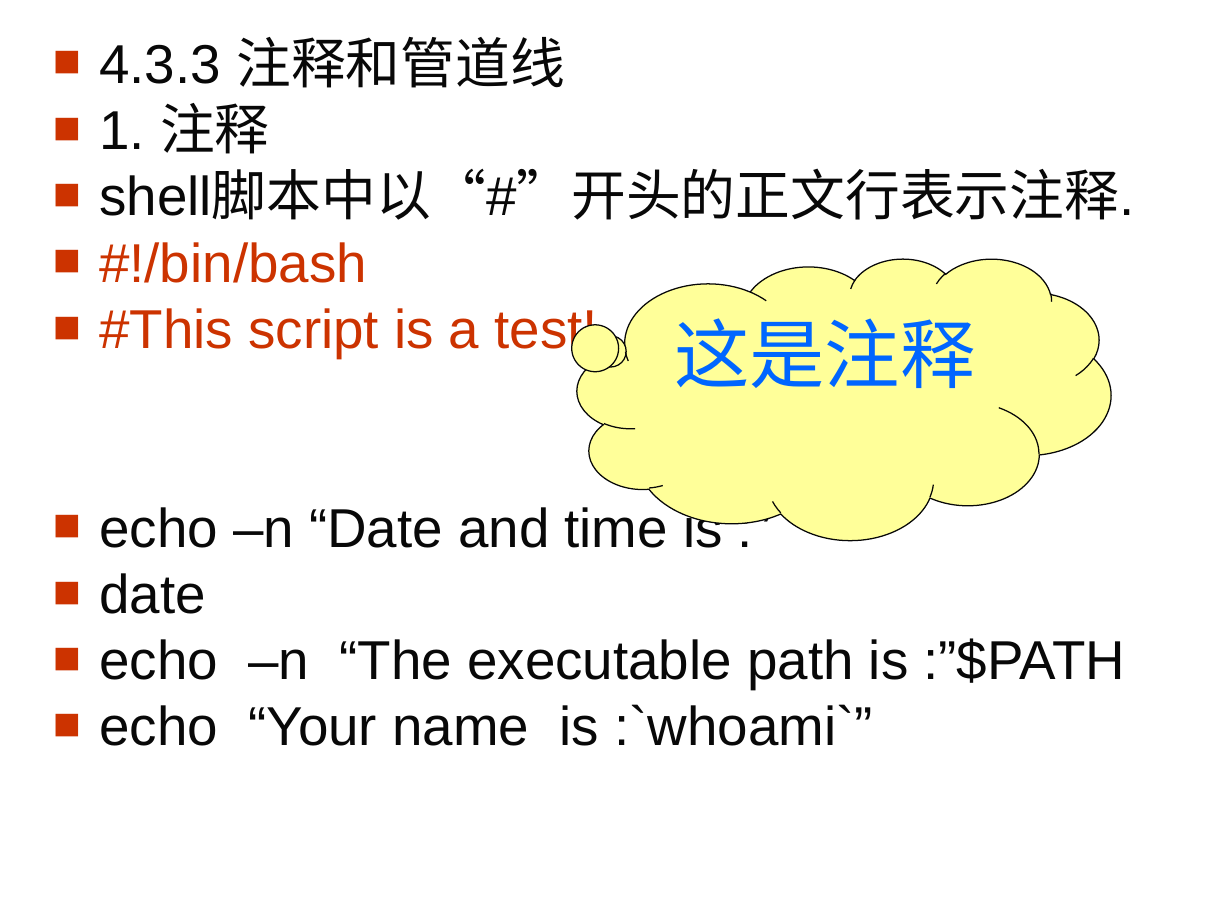
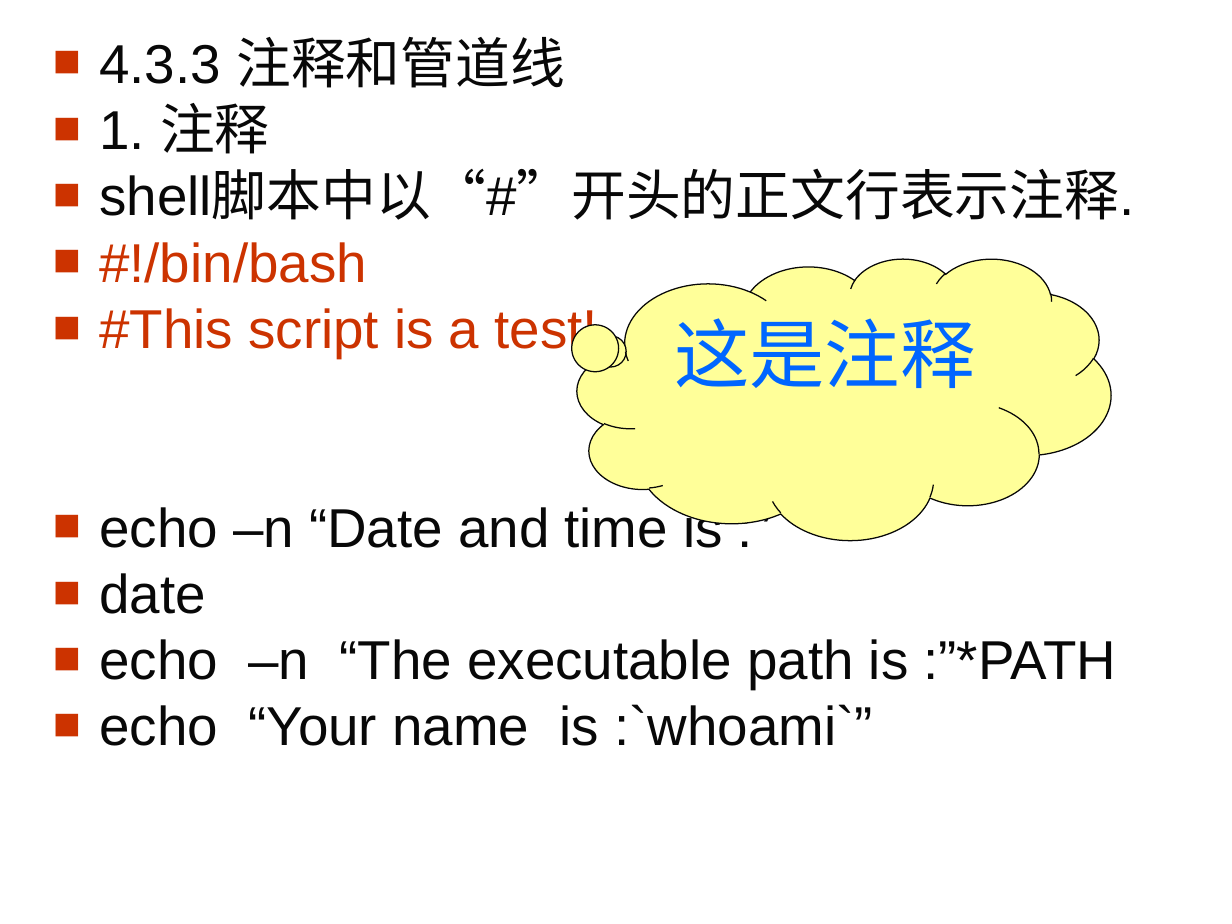
Before and after one commit to pingguocaihuiying/zhiliang729.github.io, a slide deck: slide 19 of shell/Shell_编程_教程.ppt. Drawn at 1232x924 pixels with LibreOffice and Linux fonts; fonts in the diff are those of the drawing; background and template pictures are left out. Boxes give left, top, right and bottom in pixels: in the first picture for what was removed or moved away, otherwise in the second. Text is boxed around its words. In the diff, an @@ line names an element or a change of style, - is before the commit and + after.

```diff
--- a/shell/Shell_编程_教程.ppt
+++ b/shell/Shell_编程_教程.ppt
@@ text at <box>99,639,1117,689</box>: text changed @@
-■ echo –n “The executable path is :”$PATH
+■ echo –n “The executable path is :”*PATH
```
Also in this commit, not shown: 5 other slides changed, 3 slides added, 3 other files.
